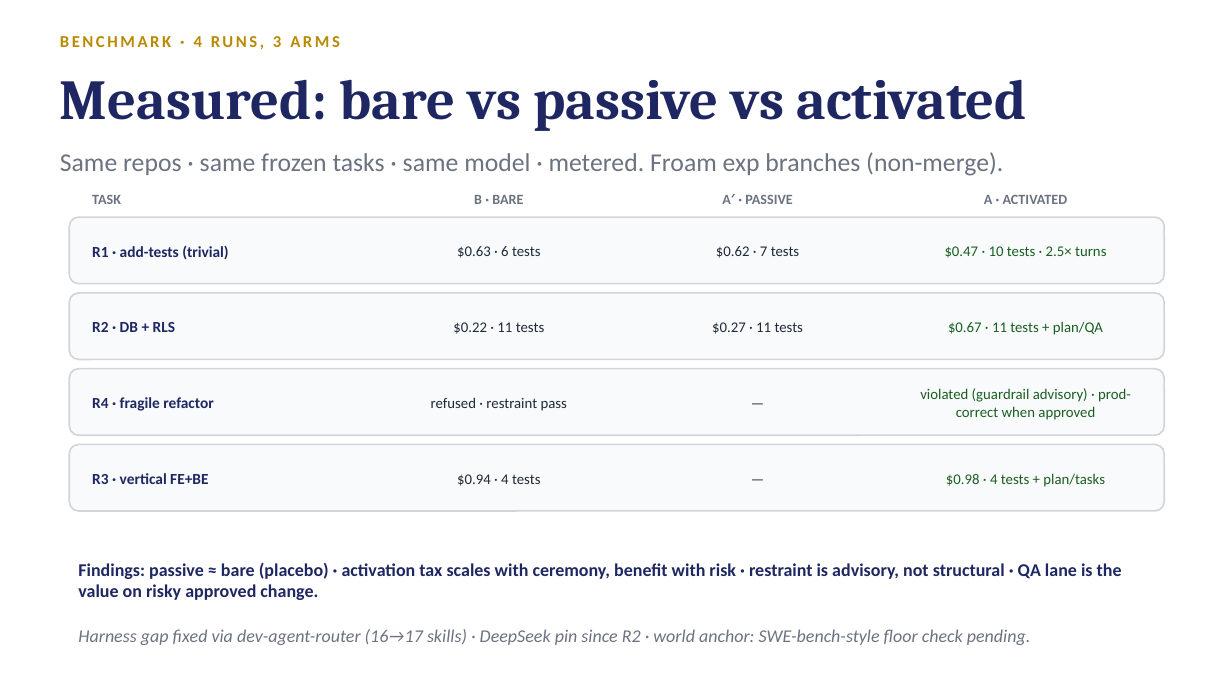
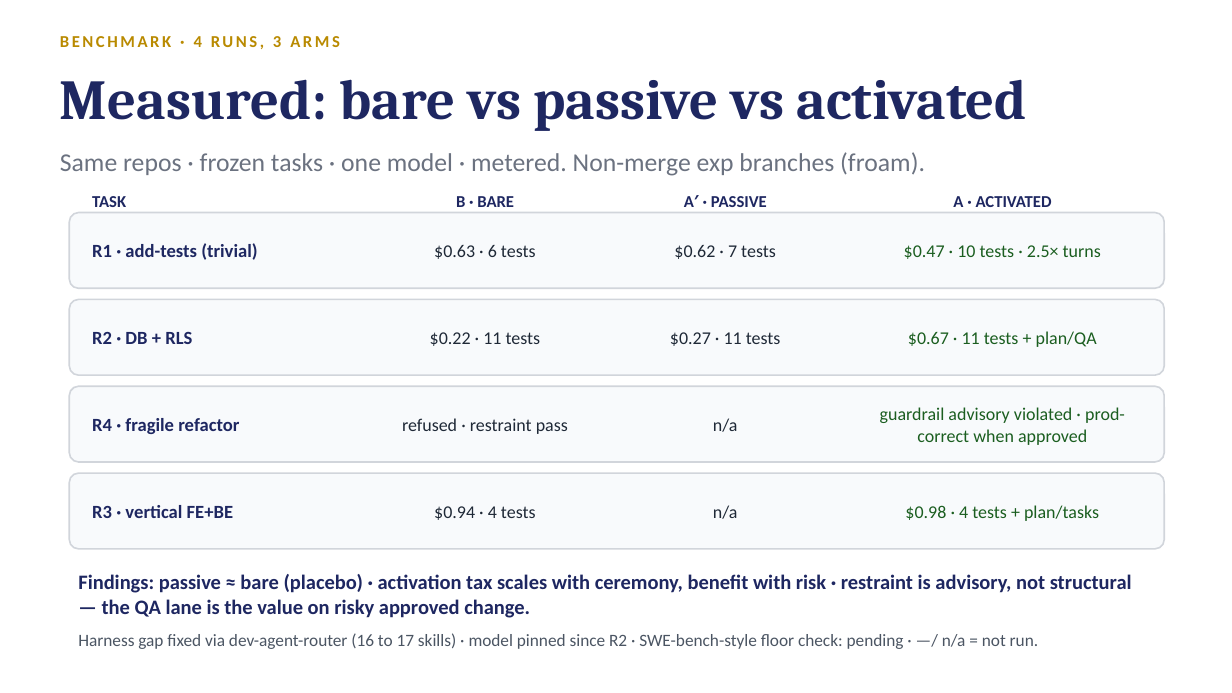
Before and after one commit to trac41799/claude-code-agentic-sdlc, a slide deck: slide 14 of docs/slides/Agentic-SDLC-Tech-Audience.pptx (slide 13 before the commit). Drawn at 1232x693 pixels with LibreOffice and Linux fonts; fonts in the diff are those of the drawing. Boxes give left, top, right and bottom in pixels: in the first picture for what was removed or moved away, otherwise in the second. Text is boxed around its words. In the diff, an @@ line names an element or a change of style, - is before the commit and + after.

Commit message:
deck: fork-first notice slide (tinker on the fork, official repo read-only), consistent repo naming on install+links slides, readability overhaul of slides 13-16 per vision review (larger fonts, contrast, column headers, fixed card overflow, shortened URLs)

```diff
--- a/docs/slides/Agentic-SDLC-Tech-Audience.pptx
+++ b/docs/slides/Agentic-SDLC-Tech-Audience.pptx
@@ text at bbox=[60, 152, 925, 176]: text changed @@
-Same repos · same frozen tasks · same model · metered. Froam exp branches (non-merge).
+Same repos · frozen tasks · one model · metered. Non-merge exp branches (froam).
@@ text "B · BARE": place and size @@
-text "B · BARE" at bbox=[474, 195, 523, 204]
+text "B · BARE" at bbox=[456, 196, 514, 207]
@@ text "A′ · PASSIVE": place and size @@
-text "A′ · PASSIVE" at bbox=[722, 195, 792, 204]
+text "A′ · PASSIVE" at bbox=[684, 196, 767, 207]
@@ size 11 to 13 pt, text colour #6B7280 to #1E2761 in 4 elements at bbox=[456, 196, 514, 207], bbox=[92, 196, 126, 207], bbox=[684, 196, 767, 207], bbox=[953, 196, 1052, 207] @@
@@ text "A · ACTIVATED": place and size @@
-text "A · ACTIVATED" at bbox=[984, 195, 1068, 204]
+text "A · ACTIVATED" at bbox=[953, 196, 1052, 207]
@@ rounded rectangle: place and size @@
-rounded rectangle at bbox=[69, 217, 1165, 284]
+rounded rectangle at bbox=[69, 213, 1165, 288]
@@ text "$0.63 · 6 tests": place and size @@
-text "$0.63 · 6 tests" at bbox=[457, 246, 540, 258]
+text "$0.63 · 6 tests" at bbox=[434, 245, 536, 259]
@@ text "$0.62 · 7 tests": place and size @@
-text "$0.62 · 7 tests" at bbox=[716, 246, 799, 258]
+text "$0.62 · 7 tests" at bbox=[674, 245, 776, 259]
@@ text "$0.47 · 10 tests · ...": place and size @@
-text "$0.47 · 10 tests · ..." at bbox=[945, 246, 1106, 258]
+text "$0.47 · 10 tests · ..." at bbox=[904, 245, 1101, 259]
@@ rounded rectangle: place and size @@
-rounded rectangle at bbox=[69, 293, 1165, 360]
+rounded rectangle at bbox=[69, 299, 1165, 375]
@@ text "R2 · DB + RLS": place and size @@
-text "R2 · DB + RLS" at bbox=[92, 322, 175, 332]
+text "R2 · DB + RLS" at bbox=[92, 332, 192, 344]
@@ text "$0.22 · 11 tests": place and size @@
-text "$0.22 · 11 tests" at bbox=[453, 322, 544, 334]
+text "$0.22 · 11 tests" at bbox=[430, 332, 541, 346]
@@ text "$0.27 · 11 tests": place and size @@
-text "$0.27 · 11 tests" at bbox=[712, 322, 803, 334]
+text "$0.27 · 11 tests" at bbox=[670, 332, 781, 346]
@@ text "$0.67 · 11 tests + ...": place and size @@
-text "$0.67 · 11 tests + ..." at bbox=[948, 321, 1103, 335]
+text "$0.67 · 11 tests + ..." at bbox=[908, 331, 1097, 347]
@@ rounded rectangle: place and size @@
-rounded rectangle at bbox=[69, 369, 1165, 435]
+rounded rectangle at bbox=[69, 386, 1165, 462]
@@ text "R4 · fragile refactor": place and size @@
-text "R4 · fragile refactor" at bbox=[92, 397, 213, 411]
+text "R4 · fragile refactor" at bbox=[92, 418, 239, 434]
@@ text "refused · restraint pass": place and size @@
-text "refused · restraint pass" at bbox=[431, 397, 567, 411]
+text "refused · restraint pass" at bbox=[402, 418, 568, 434]
@@ text at bbox=[713, 418, 738, 432]: text changed; size 11.5 to 14 pt @@
-—
+n/a
@@ text at bbox=[880, 407, 1125, 445]: text changed; size 11.5 to 14 pt @@
-violated (guardrail advisory) · prod-correct when approved
+guardrail advisory violated · prod-correct when approved
@@ proportions changed in 4 elements at bbox=[69, 213, 1165, 288], bbox=[69, 299, 1165, 375], bbox=[69, 386, 1165, 462], bbox=[69, 473, 1165, 549] @@
@@ rounded rectangle: place and size @@
-rounded rectangle at bbox=[69, 445, 1165, 511]
+rounded rectangle at bbox=[69, 473, 1165, 549]
@@ size 12 to 14.5 pt in 4 elements at bbox=[92, 243, 257, 260], bbox=[92, 332, 192, 344], bbox=[92, 418, 239, 434], bbox=[92, 505, 233, 518] @@
@@ text "R3 · vertical FE+BE": place and size @@
-text "R3 · vertical FE+BE" at bbox=[92, 473, 208, 484]
+text "R3 · vertical FE+BE" at bbox=[92, 505, 233, 518]
@@ text "$0.94 · 4 tests": place and size @@
-text "$0.94 · 4 tests" at bbox=[457, 474, 540, 486]
+text "$0.94 · 4 tests" at bbox=[434, 506, 536, 520]
@@ text at bbox=[713, 505, 738, 519]: text changed; size 11.5 to 14 pt @@
-—
+n/a
@@ size 11.5 to 14 pt in 9 elements at bbox=[434, 245, 536, 259], bbox=[430, 332, 541, 346], bbox=[674, 245, 776, 259], bbox=[670, 332, 781, 346], bbox=[402, 418, 568, 434], bbox=[904, 245, 1101, 259], bbox=[908, 331, 1097, 347], bbox=[434, 506, 536, 520], bbox=[905, 505, 1099, 521] @@
@@ text "$0.98 · 4 tests + ...": place and size @@
-text "$0.98 · 4 tests + ..." at bbox=[946, 473, 1105, 487]
+text "$0.98 · 4 tests + ..." at bbox=[905, 505, 1099, 521]
@@ text at bbox=[78, 574, 1132, 618]: text changed; size 14 to 16 pt @@
-Findings: passive ≈ bare (placebo) · activation tax scales with ceremony, benefit with risk · restraint is advisory, not structural · QA lane is the value on risky approved change.
+Findings: passive ≈ bare (placebo) · activation tax scales with ceremony, benefit with risk · restraint is advisory, not structural — the QA lane is the value on risky approved change.
@@ text at bbox=[78, 633, 1038, 649]: text changed; size 14 to 13.5 pt; text colour #6B7280 to #4B5563; italic off @@
-Harness gap fixed via dev-agent-router (16→17 skills) · DeepSeek pin since R2 · world anchor: SWE-bench-style floor check pending.
+Harness gap fixed via dev-agent-router (16 to 17 skills) · model pinned since R2 · SWE-bench-style floor check: pending · —/ n/a = not run.
```
Also in this commit, not shown: 4 other slides changed, 1 slide added, 1 other file.
